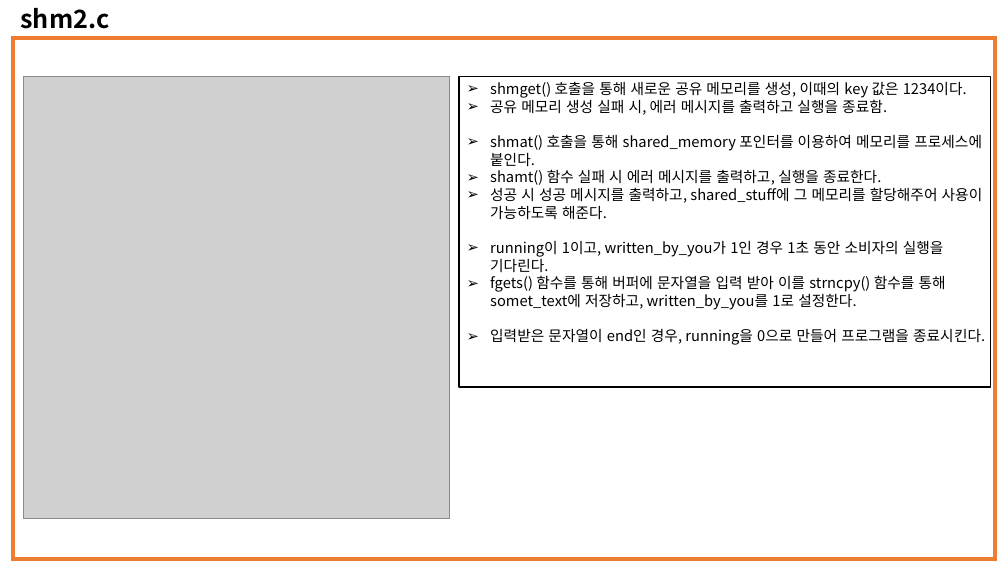
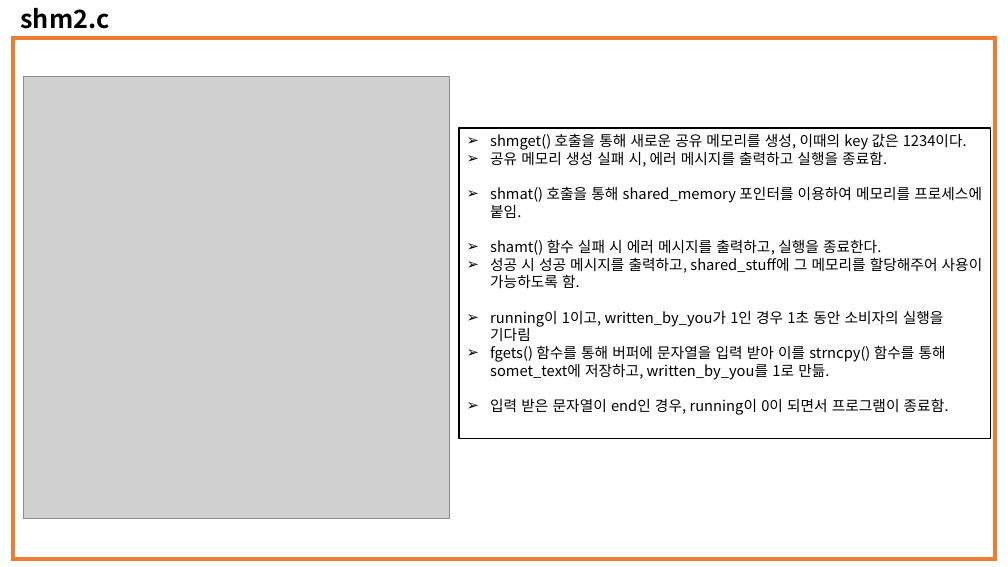
Before and after one commit to dudghks97/OS, a slide deck: slide 10 of 2016305078_최영환_os_report_03.pptx (slide 9 before the commit). Drawn at 1008x567 pixels with LibreOffice and Linux fonts; fonts in the diff are those of the drawing; grey boxes stand for pictures. Boxes give left, top, right and bottom in pixels: in the first picture for what was removed or moved away, otherwise in the second. Text is boxed around its words. In the diff, an @@ line names an element or a change of style, - is before the commit and + after.

```diff
--- a/2016305078_최영환_os_report_03.pptx
+++ b/2016305078_최영환_os_report_03.pptx
@@ rectangle "shmget() 호출을 통해 새로운 공유 ...": place and size @@
-rectangle "shmget() 호출을 통해 새로운 공유 ..." at box(459, 76, 991, 387)
+rectangle "shmget() 호출을 통해 새로운 공유 ..." at box(459, 129, 991, 439)
@@ text in rectangle at box(490, 186, 982, 218): text changed @@
-➢ shmat() 호출을 통해 shared_memory 포인터를 이용하여 메모리를 프로세스에 붙인다.
+➢ shmat() 호출을 통해 shared_memory 포인터를 이용하여 메모리를 프로세스에 붙임.
@@ text in rectangle at box(490, 257, 983, 415): text changed @@
-➢ 성공 시 성공 메시지를 출력하고, shared_stuff에 그 메모리를 할당해주어 사용이 가능하도록 해준다.
-➢ running이 1이고, written_by_you가 1인 경우 1초 동안 소비자의 실행을 기다린다.
-➢ fgets() 함수를 통해 버퍼에 문자열을 입력 받아 이를 strncpy() 함수를 통해somet_text에 저장하고, written_by_you를 1로 설정한다.
-➢ 입력받은 문자열이 end인 경우, running을 0으로 만들어 프로그램을 종료시킨다.
+➢ 성공 시 성공 메시지를 출력하고, shared_stuff에 그 메모리를 할당해주어 사용이 가능하도록 함.
+➢ running이 1이고, written_by_you가 1인 경우 1초 동안 소비자의 실행을 기다림
+➢ fgets() 함수를 통해 버퍼에 문자열을 입력 받아 이를 strncpy() 함수를 통해somet_text에 저장하고, written_by_you를 1로 만듦.
+➢ 입력 받은 문자열이 end인 경우, running이 0이 되면서 프로그램이 종료함.
```
Also in this commit, not shown: 6 other slides changed, 1 slide added.
